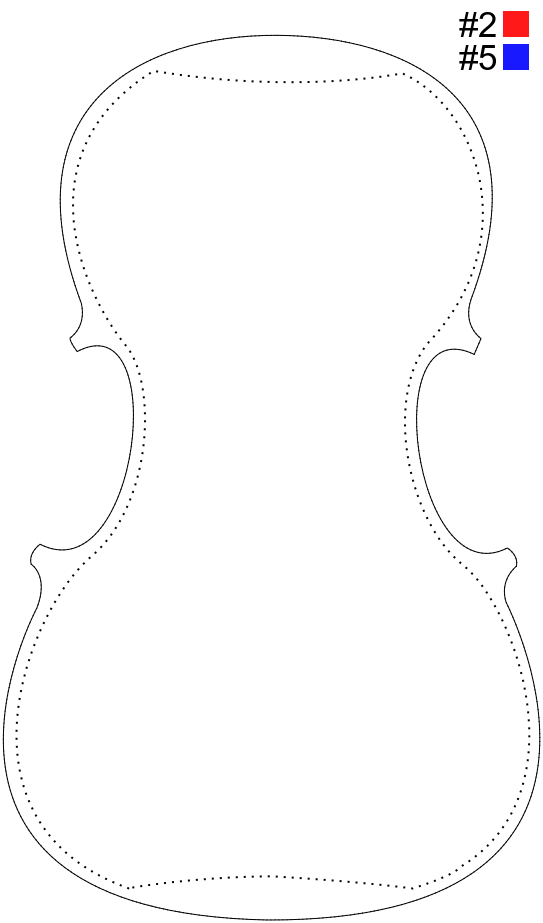
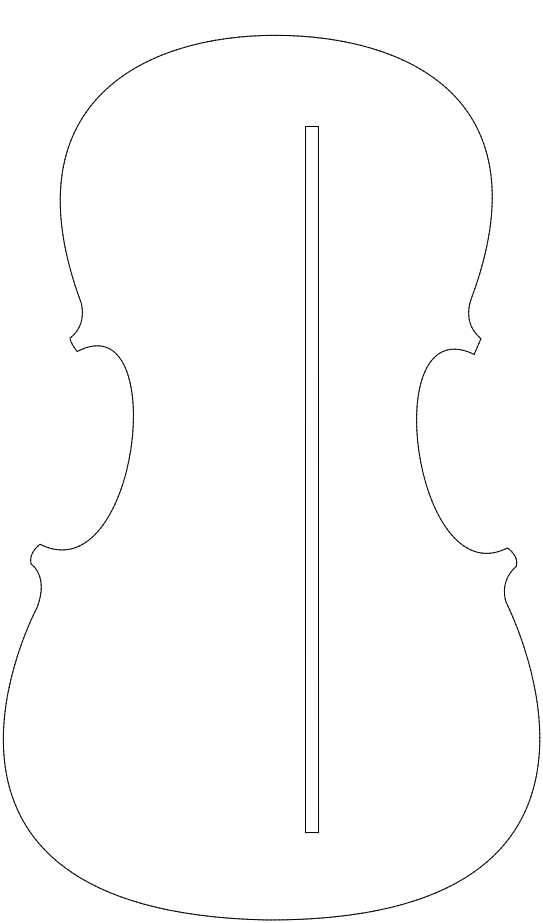
Two versions of the same layered image (543×923). Layer-by-layer changes:
hid "plate inner contour" over [15, 70, 531, 890]
hid "#5" over [459, 45, 497, 70]
hid "#2" over [459, 12, 496, 37]
hid "legends" over [503, 11, 529, 70]
added layer "bass bar" above "plate" over [305, 126, 320, 834]
